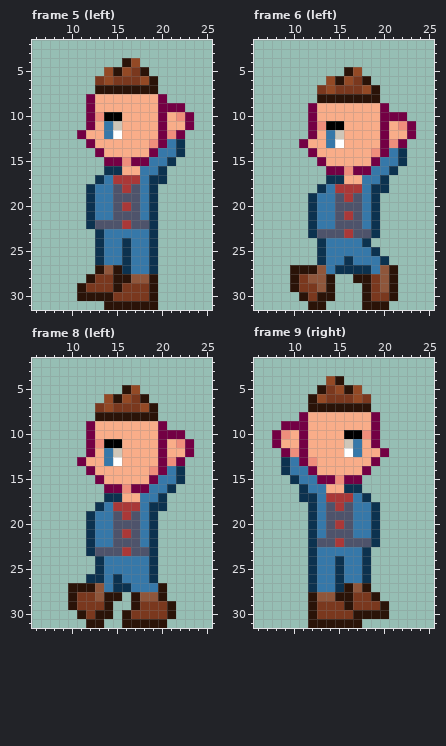
Two states of a pixel-art file, assets/characters/base/carry.aseprite. The first picture shows the starting point.
32x32 pixels, 16 frames. Colours within 5 levels of each other are drawn and written as one. Shown: frame 5 (left): x 6..25, y 2..31; frame 6 (left): x 6..25, y 2..31; frame 8 (left): x 6..25, y 2..31; frame 9 (right): x 6..25, y 2..31. The commit also changed other frames, which this record leaves out.
After the commit:
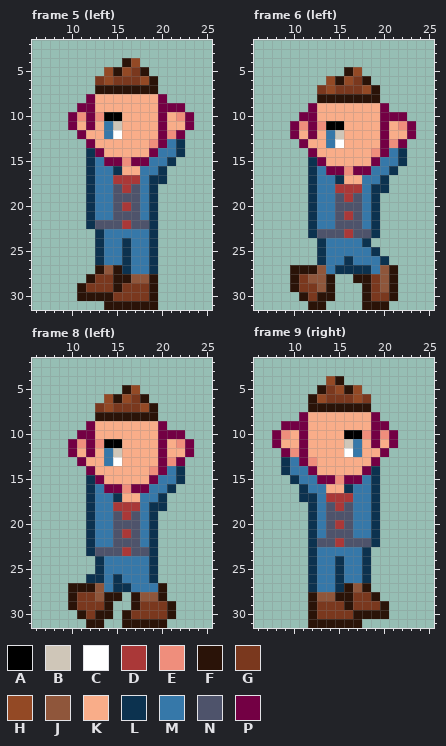
Palette (. is transparent): A #000000  B #cfc6b8  C #ffffff  D #aa3838  E #ef8e7c  F #2a1308  G #7a381e  H #934925  J #8f563b  K #f9ad89  L #0c324f  M #3678a9  N #4e536b  P #730044
The edit:
Frame 5 (left), layers "hands/default", "shirt/red_blue":
y 9: x 11 . -> P
y 10: x 10..11 .. -> PE
y 11: x 10..11 .. -> PK
y 14: x 12 . -> L
y 15: x 12..13 .. -> LM
y 16: x 12..14 ..L -> LMM
y 17: x 12..13 .L -> LM
Frame 6 (left), layers "hands/default", "shirt/red_blue":
y 10: x 11 . -> P
y 11: x 10..11 .. -> PE
y 12: x 10..11 .. -> PK
y 15: x 12 . -> L
y 16: x 12..13 .. -> LM
y 17: x 12..14 ..L -> LMM
y 18: x 12..13 .L -> LM
Frame 8 (left), layers "hands/default", "shirt/red_blue": the same change as frame 6 (left)
Frame 9 (right), layers "hands/default", "shirt/red_blue":
y 9: x 20 . -> P
y 10: x 20..21 .. -> EP
y 11: x 20..21 .. -> KP
y 14: x 19 . -> L
y 15: x 18..19 .. -> ML
y 16: x 17..19 L.. -> MML
y 17: x 18..19 L. -> ML
